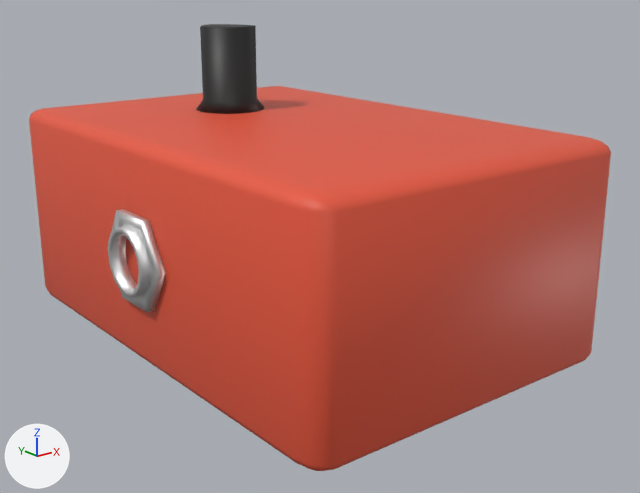
One commit to the glTF model assets/pedal.gltf: the scene before it, then after it.
Rendered twice from a 50 mm camera at (-0.1212, -0.1623, 0.0583) aimed at (0.0026, -0.0075, -0.0036). Lighting does not change. The marker at lower left points along +X, +Y and +Z. Where no turn or scale is listed for an object, it has been applied to the vertices. Vertices at the same position are counted once.

Names of what the first picture shows: 'Body', 'Knob', 'Output'.
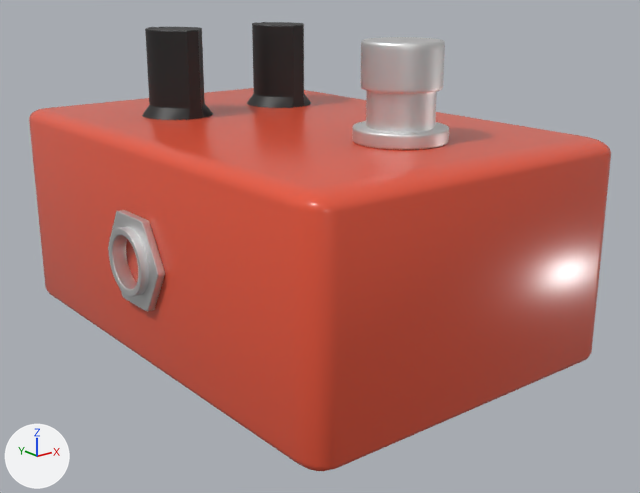
Commit message: Update pedal model

The edits, one by one:
In material 'Body' (mat_body), roughness goes from 0.5 to 0.25.
Material 'Knob_white' (mat_knob_white) is new.
Its base color is (0.8, 0.8, 0.8) (white #e7e7e7).
me_cylinder_002 is used by ob_knob; location (0.0, 0.025, 0.025).
me_cylinder_002 had 58 vertices, 112 faces and spanned x -0.0087..0.0087, y -0.0085..0.0085, z 0.0..0.02.
me_cylinder_002 now has 3164 vertices, 6320 faces and spans x -0.0384..0.0084, y -0.0085..0.0085, z -0.0001..0.02.
me_cylinder_002 part 1: a new loose piece of 1582 vertices spanning x -0.0384..-0.0216, y -0.0085..0.0085, z -0.0001..0.02.
me_cylinder_002 part 2: 2 vertices moved within x -0.0009..0.0009, y 0.0041, z 0.02; 44 vertices removed from x -0.0087..0.0087, y -0.0068..0.0068, z 0.0..0.02; 1568 vertices added at x -0.0084..0.0084, y -0.0085..0.0085, z -0.0001..0.02.
me_cylinder_002 now uses material mat_knob_white (white #e7e7e7).
me_torus is used by ob_input; location (0.04, 0.0, 0.0).
me_torus had 88 vertices, 176 faces and spanned x -0.0015..0.0035, y -0.0113..0.0113, z -0.0098..0.0098.
me_torus now has 2368 vertices, 4736 faces and spans x -0.0835..0.0035, y -0.0111..0.0111, z -0.0098..0.0098.
me_torus part 3: a new loose piece of 672 vertices spanning x -0.0817..-0.0801, y -0.0111..0.0111, z -0.0098..0.0098, in mat_metal (white #e7e7e7).
me_torus part 4: a new loose piece of 512 vertices spanning x -0.0835..-0.0788, y -0.0073..0.0073, z -0.0073..0.0073, in mat_metal (white #e7e7e7).
me_torus part 5: the surface is now shaded flat.
Mesh me_cylinder is new.
It has 1668 vertices, 3328 faces and spans x -0.007..0.0124, y -0.0097..0.0097, z 0.0..0.02.
It uses material mat_metal (white #e7e7e7).
Object 'Knob' (ob_knob) moves from (0.0, 0.025, 0.025) to (0.015, 0.025, 0.025).
Object 'Output' (ob_output) is deleted.
Object 'StompButton' (ob_stompbutton) is new; it shows me_cylinder.
Its location is (0.0, -0.0333, 0.025).

Location of each change, (x1, y1, x2, y2) in pixels of the pictures (640 x 493 px):
'Body', surface changed
    both: (29, 86, 605, 471)
'Knob', reshaped, moved (143% wider, 9% taller)
    before: (196, 24, 265, 114)
    after: (142, 22, 311, 120)
'StompButton', added
    after: (352, 37, 449, 150)
'Output', deleted
    before: (108, 209, 166, 313)
part 1 of me_cylinder_002, added
    after: (142, 27, 213, 120)
part 2 of me_cylinder_002, built on
    before: (196, 24, 265, 114)
    after: (247, 22, 311, 108)
part 3 of me_torus, added
    after: (108, 210, 165, 312)
part 4 of me_torus, added
    after: (109, 227, 149, 297)
